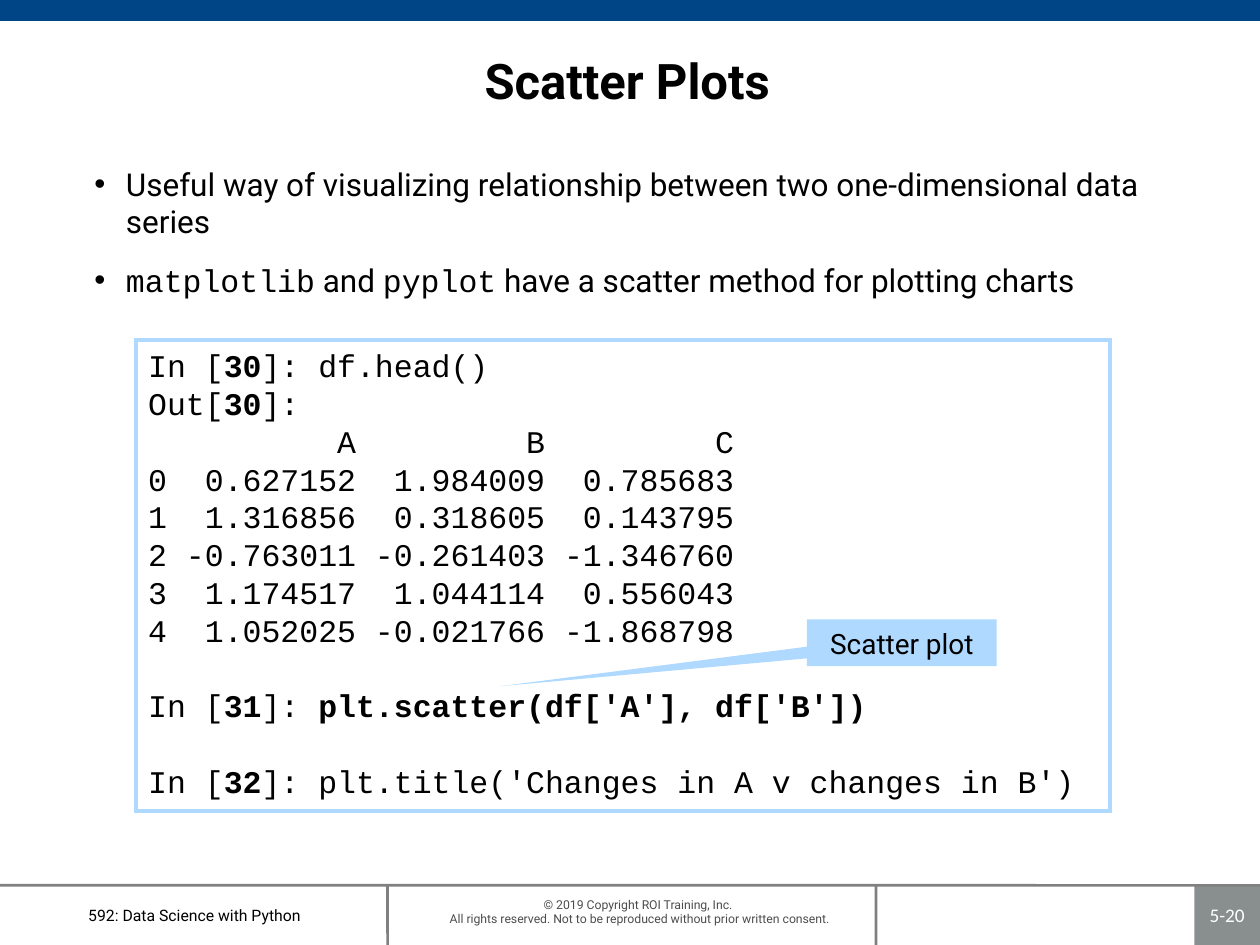
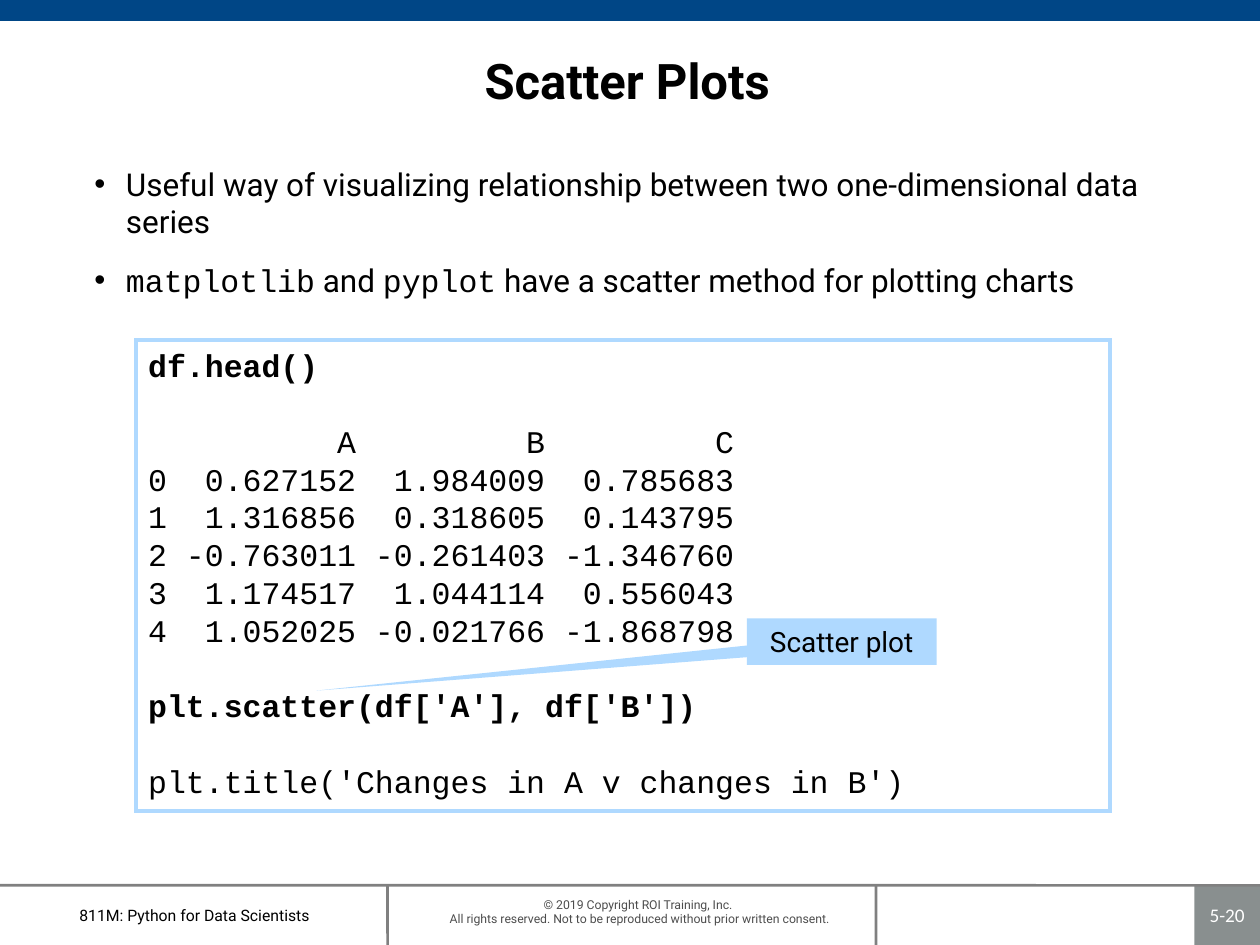
Before and after one commit to roitraining/PythonML, a slide deck: slide 20 of 811M-Ch05_PlottingAndVisualization.pptx. Drawn at 1260x945 pixels with LibreOffice and Linux fonts; fonts in the diff are those of the drawing; background and template pictures are left out. Boxes give left, top, right and bottom in pixels: in the first picture for what was removed or moved away, otherwise in the second. Text is boxed around its words. In the diff, an @@ line names an element or a change of style, - is before the commit and + after.

```diff
--- a/811M-Ch05_PlottingAndVisualization.pptx
+++ b/811M-Ch05_PlottingAndVisualization.pptx
@@ text in rectangle at [148, 354, 318, 384]: text changed; bold on @@
-In [30]: df.head()
-Out[30]:
+df.head()
@@ speech box "Scatter plot": place and size @@
-speech box "Scatter plot" at [808, 620, 998, 667]
+speech box "Scatter plot" at [747, 619, 937, 665]
@@ speech box "Scatter plot" at [747, 619, 937, 665]: proportions changed @@
@@ text in rectangle at [148, 695, 905, 800]: text changed @@
-In [31]: plt.scatter(df['A'], df['B'])
-In [32]: plt.title('Changes in A v changes in B')
+plt.scatter(df['A'], df['B'])
+plt.title('Changes in A v changes in B')
@@ text at [79, 909, 310, 925]: text changed @@
-592: Data Science with Python
+811M: Python for Data Scientists
```
Also in this commit, not shown: 27 other slides changed.
